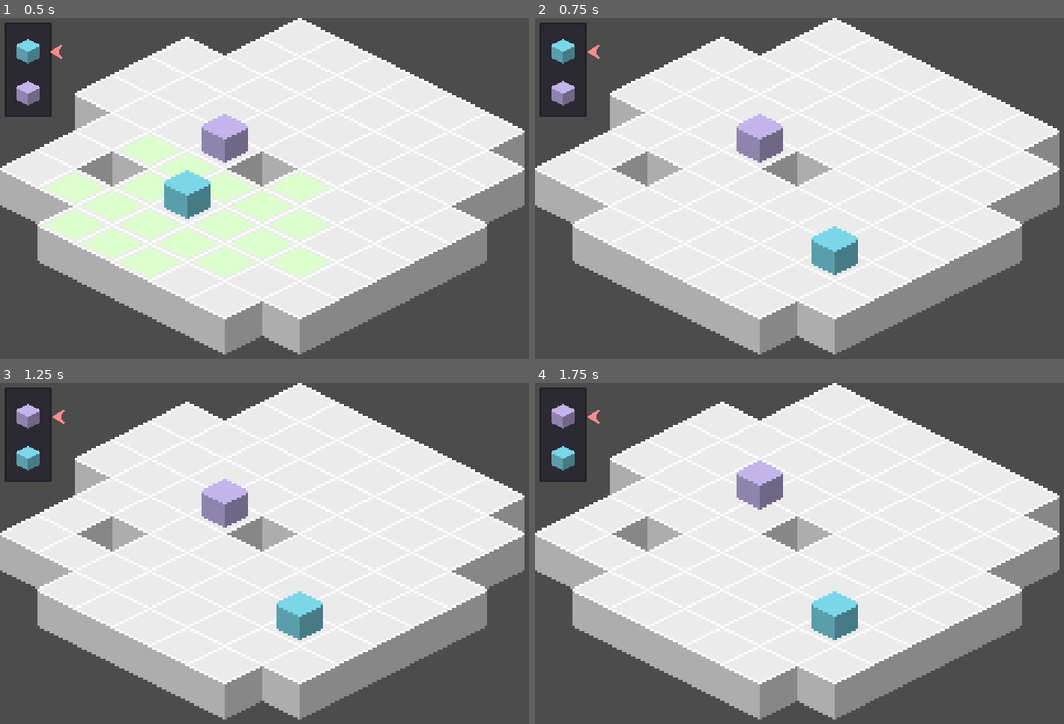
Above: before the commit, frames 1-4 (two rows, left to right).
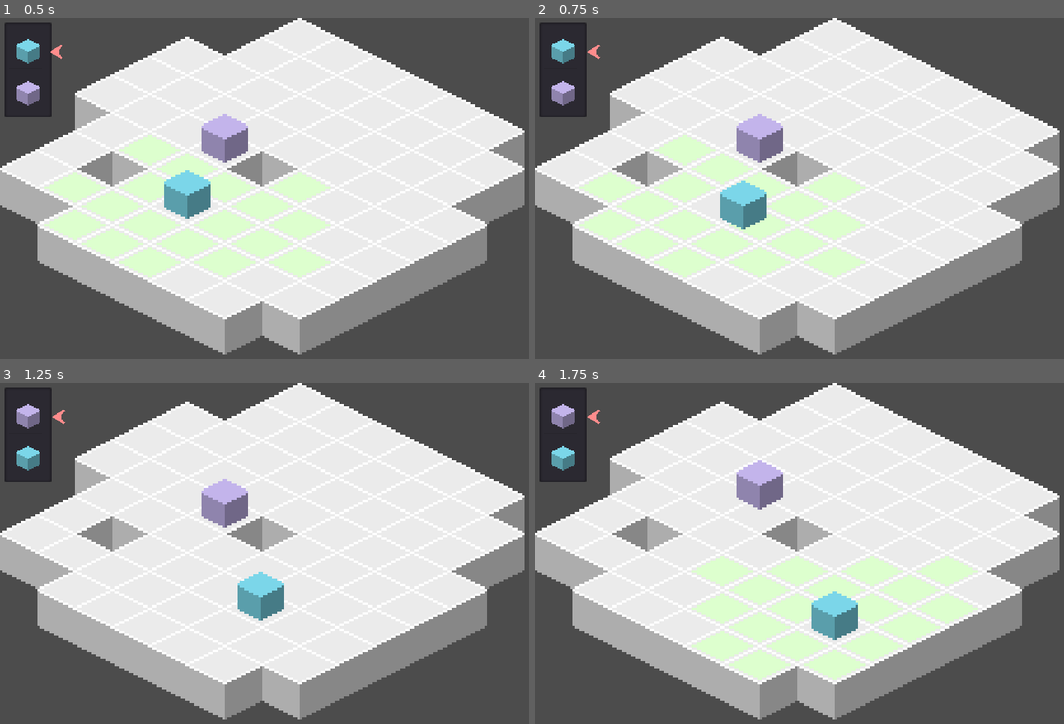
Above: after the commit, the same moments.

Repository: jaytav/godot-test-2
Game: Godot game, scene res://src/Main.tscn
Same seed, same stepped clock (60 frames per second), same inputs: the game is played once before the commit and once after it.
Inputs (mouse positions are in pixels of both pictures, inside the frame that each line leads up to):
- Up to frame 1 (0.5 s): no input
- Up to frame 2 (0.75 s): tap Enter at 0.5 s; move the mouse to (804, 263) at 0.52 s; press the mouse at (804, 263) at 0.53 s
- Up to frame 3 (1.25 s): tap Space (ui_select) at 0.77 s
- Up to frame 4 (1.75 s): move the mouse to (1016, 611) at 1.27 s; release the mouse at (1016, 611) at 1.28 s; click (1016, 611) at 1.35 s; tap Space (ui_select) at 1.52 s

Frame 1 is identical in both runs. In frame 2, 10% of the frame differs, in the area x 8-63%, y 34-77%; in frame 3, 1.9%; in frame 4, 9.1%.

Commit message:
create path movement

Diff:
--- a/src/Main.tscn
+++ b/src/Main.tscn
@@ -7,11 +7,6 @@
 [ext_resource path="res://src/game/turn_queue_ui.gd" type="Script" id=5]
 [ext_resource path="res://asset/texture/arrow.png" type="Texture" id=6]
 [ext_resource path="res://asset/texture/action.png" type="Texture" id=7]
-[ext_resource path="res://src/entity/entity.gd" type="Script" id=8]
-[ext_resource path="res://src/entity/status_effect/status_effects.gd" type="Script" id=9]
-[ext_resource path="res://src/entity/status_effect/replenish_bound_stat.gd" type="Script" id=10]
-[ext_resource path="res://src/entity/state_machine/state.gd" type="Script" id=11]
-[ext_resource path="res://asset/texture/entity.png" type="Texture" id=12]
 
 [sub_resource type="TileSet" id=1]
 0/name = "floor.png 0"
@@ -97,31 +92,9 @@
 
 [node name="Player" parent="World/Entities" instance=ExtResource( 1 )]
 position = Vector2( 80, 80 )
-script = ExtResource( 8 )
-
-[node name="StatusEffects" parent="World/Entities/Player" index="1"]
-script = ExtResource( 9 )
-
-[node name="ReplenishActionPoints" parent="World/Entities/Player/StatusEffects" index="0"]
-script = ExtResource( 10 )
 
 [node name="TurnSkipper" parent="World/Entities" instance=ExtResource( 3 )]
 position = Vector2( 96, 56 )
-script = ExtResource( 8 )
-
-[node name="StatusEffects" parent="World/Entities/TurnSkipper" index="1"]
-script = ExtResource( 9 )
-
-[node name="ReplenishActionPoints" parent="World/Entities/TurnSkipper/StatusEffects" index="0"]
-script = ExtResource( 10 )
-
-[node name="Idle" parent="World/Entities/TurnSkipper/StateMachine" index="0"]
-script = ExtResource( 11 )
-
-[node name="Sprite" parent="World/Entities/TurnSkipper" index="3"]
-texture = ExtResource( 12 )
-offset = Vector2( 0, -8 )
-script = null
 
 [node name="GUI" type="Control" parent="."]
 margin_right = 256.0
--- a/src/entity/state_machine/state_machine.gd
+++ b/src/entity/state_machine/state_machine.gd
@@ -46,9 +46,9 @@
         print("%s transitioned to %s" % [owner.name, to_state.name])
 
 
-func _on_Entity_turn_started(entity: Entity):
+func _on_Entity_turn_started(_entity: Entity):
     transition_to_state("Move")
 
 
-func _on_Entity_turn_ended(entity: Entity):
+func _on_Entity_turn_ended(_entity: Entity):
     transition_to_state("Idle")
--- a/src/game/action_controller.gd
+++ b/src/game/action_controller.gd
@@ -1,4 +1,6 @@
 extends Node
+
+const EntityMover = preload("res://src/game/mover/EntityMover.tscn")
 
 export var _action_movement_modulate: Color = Color("#deffcf")
 
@@ -32,11 +34,17 @@
             return
 
         entity.stats.ActionPoints.value -= move_cost
-        entity.position = action_tile_map.map_to_world(point_path_positions[move_cost])
-        entity.position.y += action_tile_map.cell_size.y / 2
 
-        _refresh_astar()
-        draw_movement(entity)
+        var entity_mover = EntityMover.instance()
+        entity_mover.connect("entity_moved", self, "_on_EntityMover_entity_moved")
+        entity_mover.entity = entity
+
+        for point_path_position in point_path_positions:
+            var point_path_world_position: Vector2 = action_tile_map.map_to_world(point_path_position)
+            point_path_world_position.y += action_tile_map.cell_size.y / 2
+            entity_mover.curve.add_point(point_path_world_position)
+
+        get_parent().get_node("Main/World").add_child(entity_mover)
 
 
 func draw_movement(entity: Entity):
@@ -122,3 +130,8 @@
 
 func _on_PlayerControlled_Entity_turn_ended(_entity: Entity) -> void:
     action_tile_map.clear()
+
+
+func _on_EntityMover_entity_moved(entity: Entity):
+    _refresh_astar()
+    draw_movement(entity)
--- /dev/null
+++ b/src/game/mover/EntityMover.tscn
@@ -0,0 +1,22 @@
+[gd_scene load_steps=3 format=2]
+
+[ext_resource path="res://src/game/mover/entity_mover.gd" type="Script" id=1]
+
+[sub_resource type="Curve2D" id=6]
+_data = {
+"points": PoolVector2Array(  )
+}
+
+[node name="Mover" type="Path2D"]
+curve = SubResource( 6 )
+script = ExtResource( 1 )
+
+[node name="PathFollow2D" type="PathFollow2D" parent="."]
+position = Vector2( 80, 80 )
+rotate = false
+loop = false
+
+[node name="RemoteTransform2D" type="RemoteTransform2D" parent="PathFollow2D"]
+remote_path = NodePath("../../../Entities/Player")
+update_rotation = false
+update_scale = false
--- /dev/null
+++ b/src/game/mover/entity_mover.gd
@@ -0,0 +1,23 @@
+extends Path2D
+
+signal entity_moved(entity)
+
+var entity: Entity
+
+onready var _path_follow: PathFollow2D = get_node("PathFollow2D")
+
+
+func _init():
+    curve.clear_points()
+
+
+func _ready():
+    get_node("PathFollow2D/RemoteTransform2D").remote_path = entity.get_path()
+
+
+func _process(delta):
+    if _path_follow.unit_offset == 1:
+        emit_signal("entity_moved", entity)
+        queue_free()
+
+    _path_follow.offset += delta * 50
Not shown: 1 places in src/Main.tscn that only renumber resources
